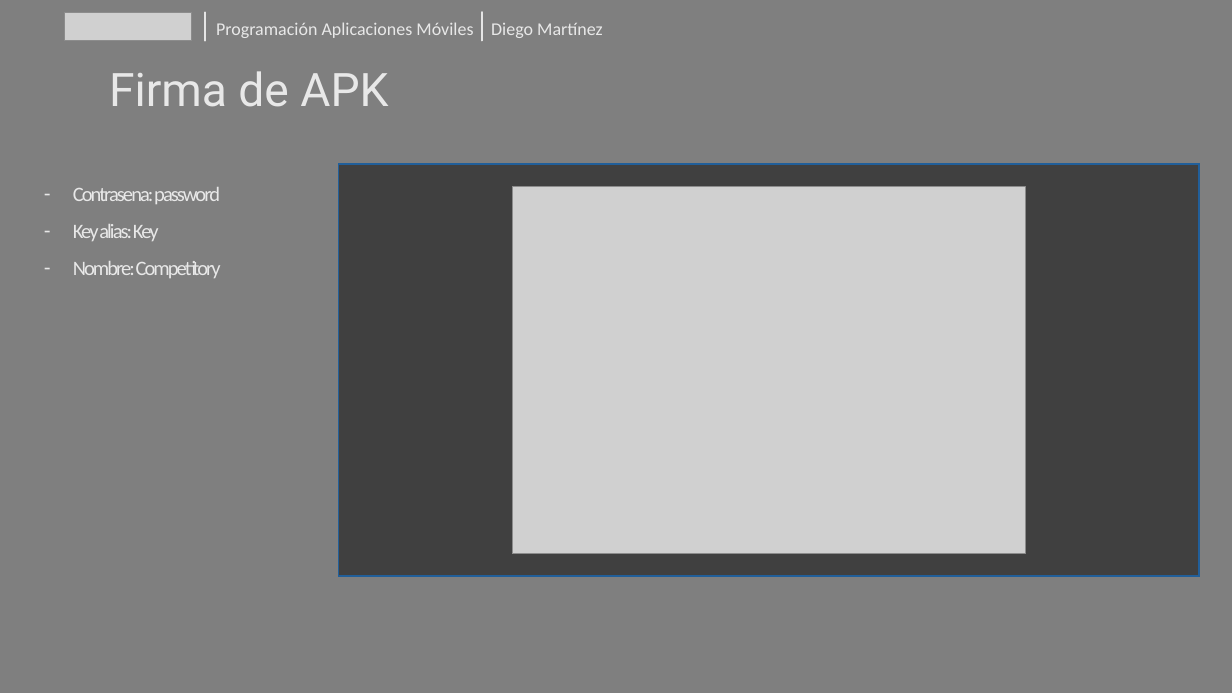
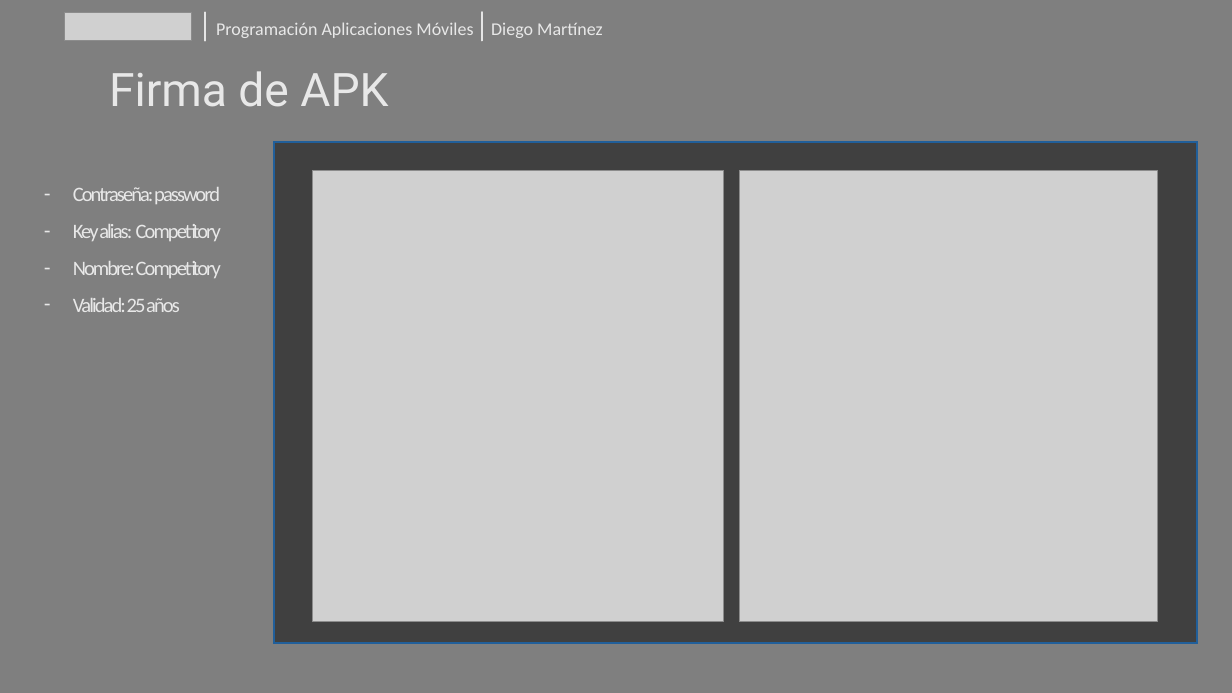
Before and after one commit to DiegoMartinez-duoc/PGY4221, a slide deck: slide 6 of Competitory.pptx (slide 5 before the commit). Drawn at 1232x693 pixels with LibreOffice and Linux fonts; fonts in the diff are those of the drawing; grey boxes stand for pictures. Boxes give left, top, right and bottom in pixels: in the first picture for what was removed or moved away, otherwise in the second. Text is boxed around its words. In the diff, an @@ line names an element or a change of style, - is before the commit and + after.

```diff
--- a/Competitory.pptx
+++ b/Competitory.pptx
@@ rectangle: place and size @@
-rectangle at [338,164,1199,576]
+rectangle at [274,142,1198,643]
@@ picture: place and size @@
-picture at [512,187,1025,554]
+picture at [312,170,724,622]
@@ picture added at [739,170,1157,622] @@
@@ text at [73,187,221,241]: text changed @@
-– Contrasena: password
-– Key alias: Key
+– Contraseña: password
+– Key alias: Competitory
@@ text at [73,298,180,312]: paragraph added @@
+– Validad: 25 años
```
Also in this commit, not shown: 3 other slides changed, 2 slides added, 1 slide removed, 6 other files.
